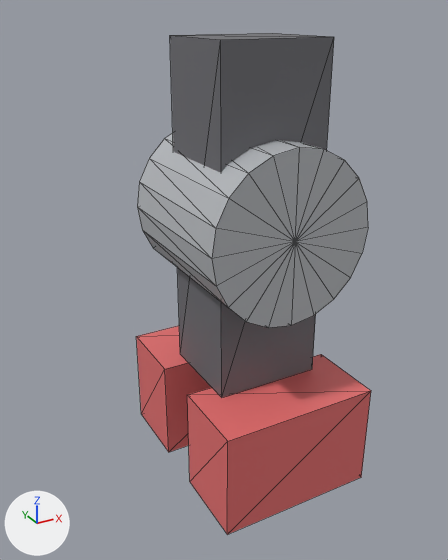
Before and after pictures for a commit that changed the glTF model examples/cars/meshes/racecar_hub.glb.
The view is the same before and after, from a camera (50 mm lens) standing at (-0.219, -0.365, 0.137) and looking at (-0.022, -0.006, -0.043). Arrows for +X, +Y and +Z are at lower left; the lights stay in place. The picture after the commit comes second. Mesh edges are drawn as thin lines.

In view in the first picture: 'part0', 'part1', 'part2', 'part3'.
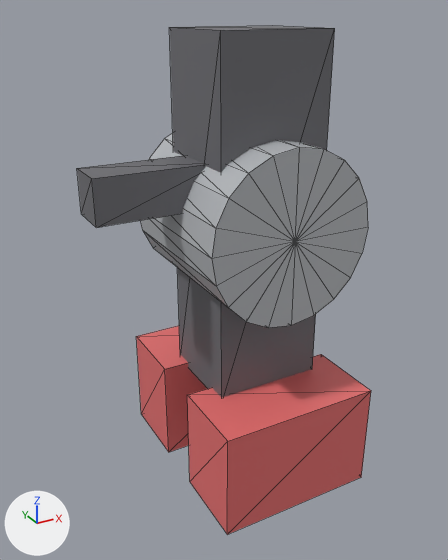
Location of each change, (x1, y1, x2, y2) in pixels of the pictures (448 x 560 px):
'part3', rescaled
    before: (170, 33, 334, 398)
    after: (169, 25, 335, 398)
'part4', added
    after: (77, 156, 206, 227)

Patch to the scene script:
```diff
--- a/examples/cars/meshes/racecar_hub.glb.py
+++ b/examples/cars/meshes/racecar_hub.glb.py
@@ mat_defaultmaterial_004 @@
+mat_defaultmaterial_004 = bpy.data.materials.new('DefaultMaterial.004')
+mat_defaultmaterial_004.use_nodes = True; mat_defaultmaterial_004.node_tree.nodes.clear()
+_N = mat_defaultmaterial_004.node_tree.nodes; _L = mat_defaultmaterial_004.node_tree.links
+n0 = _N.new('ShaderNodeOutputMaterial'); n0.name = 'Material Output'
+n1 = _N.new('ShaderNodeBsdfPrincipled'); n1.name = 'Principled BSDF'
+n2 = _N.new('ShaderNodeVertexColor'); n2.name = 'Color Attribute'
+_L.new(n1.outputs[0], n0.inputs[0])  # 'BSDF' to 'Surface'
+_L.new(n2.outputs[0], n1.inputs[0])  # 'Color' to 'Base Color'
@@ me_geometry_3 @@
 # used by ob_part3; location = (0.0, 0.0, 0.0)
-me_geometry_3.from_pydata(...)  # 8 vertices, 12 faces; spans x -0.04..0.04, y -0.035..0.035, z -0.12..0.12
+me_geometry_3.from_pydata(...)  # 8 vertices, 12 faces; spans x -0.04..0.04, y -0.035..0.035, z -0.125..0.125
+# me_geometry_3 part 1: the whole mesh is scaled about its middle by (1, 1, 1.04)
 me_geometry_3.materials.append(mat_defaultmaterial_003)
@@ me_geometry_4 @@
+me_geometry_4.from_pydata(...)  # a box spanning x -0.115..-0.03, y -0.015..0.015, z 0.015..0.045
+me_geometry_4.materials.append(mat_defaultmaterial_004)
@@ ob_part4 @@
+ob_part4 = bpy.data.objects.new('part4', me_geometry_4)
+ob_part4.location = (0.0, 0.0, 0.0)
```
